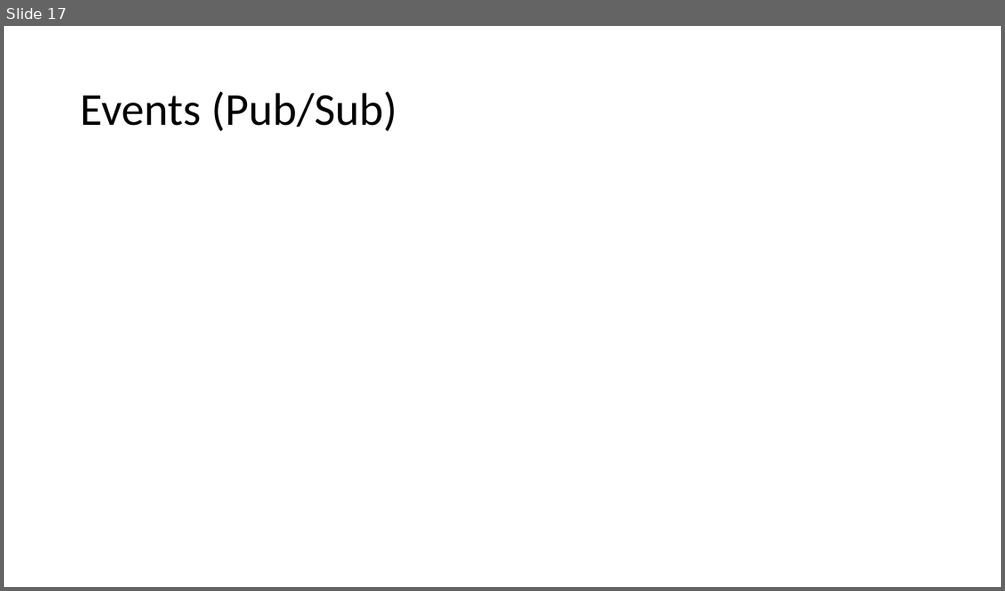
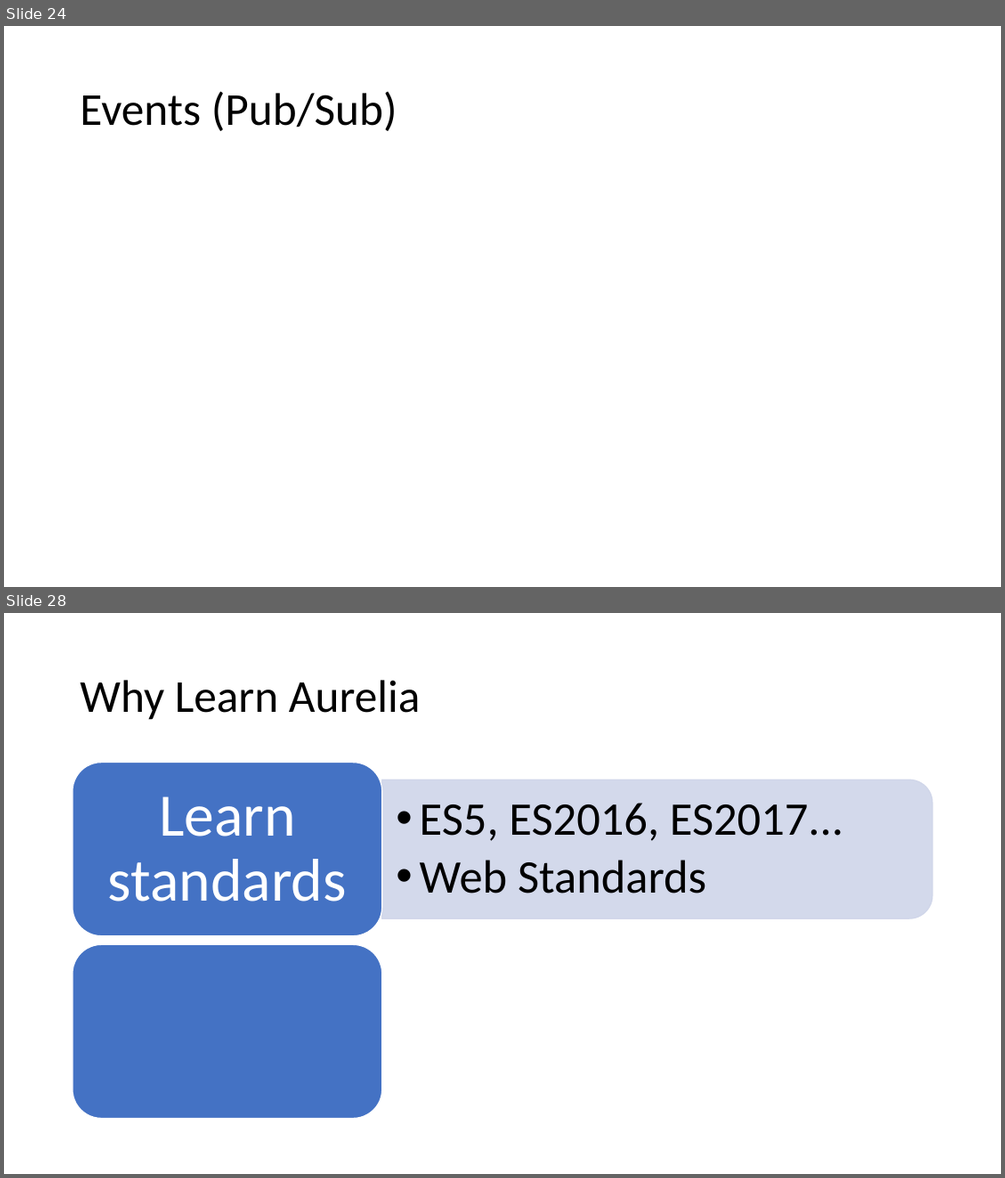
Before and after one commit to vuorinem/ADNUGTalk, a slide deck: Aurelia.pptm. Shown one above the other, each under a label of ours: slide 17 before the commit, slides 24 and 28 after it; the slides between them are not shown. The pictures are 1005x591 and 1005x1178 pixels, drawn with LibreOffice and Linux fonts; fonts in the diff are those of the drawing. Boxes give left, top, right and bottom in pixels: in the first picture for what was removed or moved away, otherwise in the second. Text is boxed around its words. In the diff, an @@ line names an element or a change of style, - is before the commit and + after.

```diff
--- a/Aurelia.pptm
+++ b/Aurelia.pptm
@@ slide 28 added at bbox=[4, 613, 1001, 1174], background #FFFFFF @@
@@ title added at bbox=[80, 680, 420, 720], 44 pt, text #000000 @@
+Why Learn Aurelia
@@ group added at bbox=[73, 763, 933, 1118]: 2 texts, 2 rounded rectangles, 1 round same rect @@
+  • ES5, ES2016, ES2017...
+  • Web Standards
+Learn standards
@@ what was slide 17 is now slide 24 @@
```
Also in this commit, not shown: 3 slides changed, 12 other slides added, 1 slide removed.
